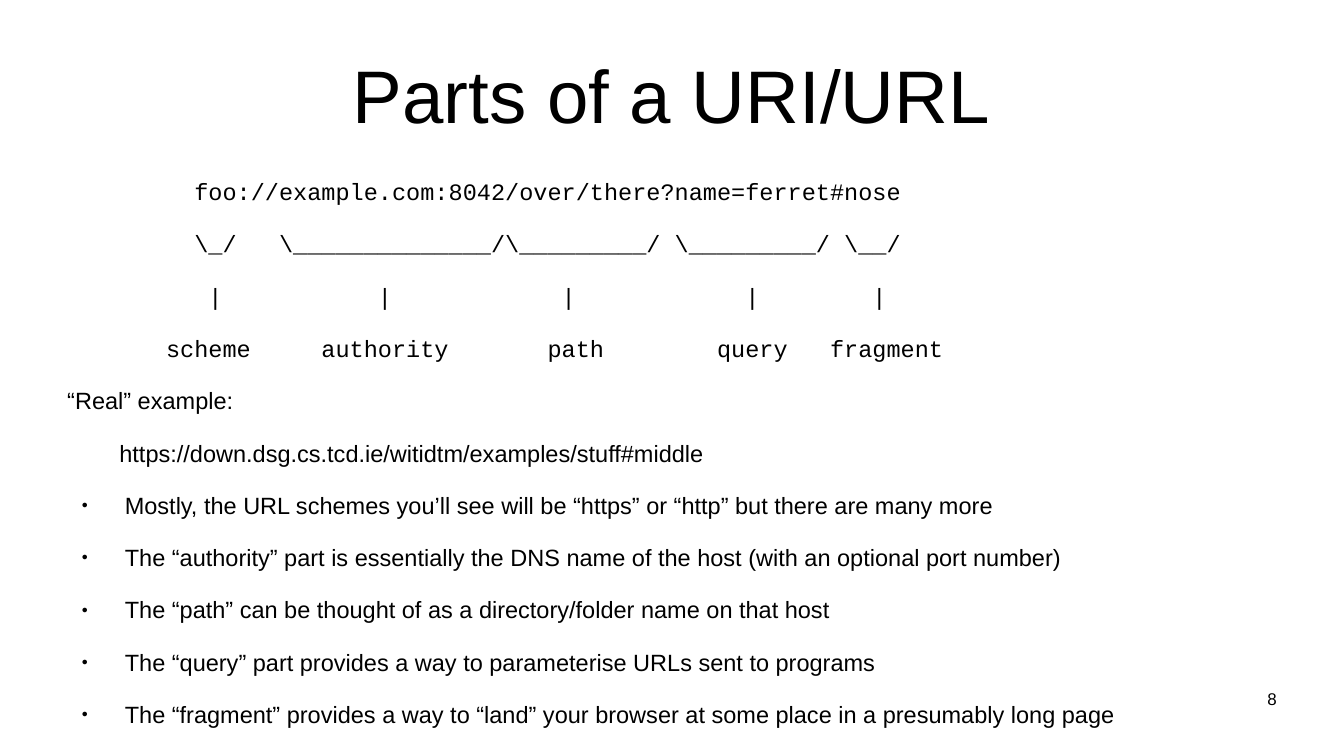
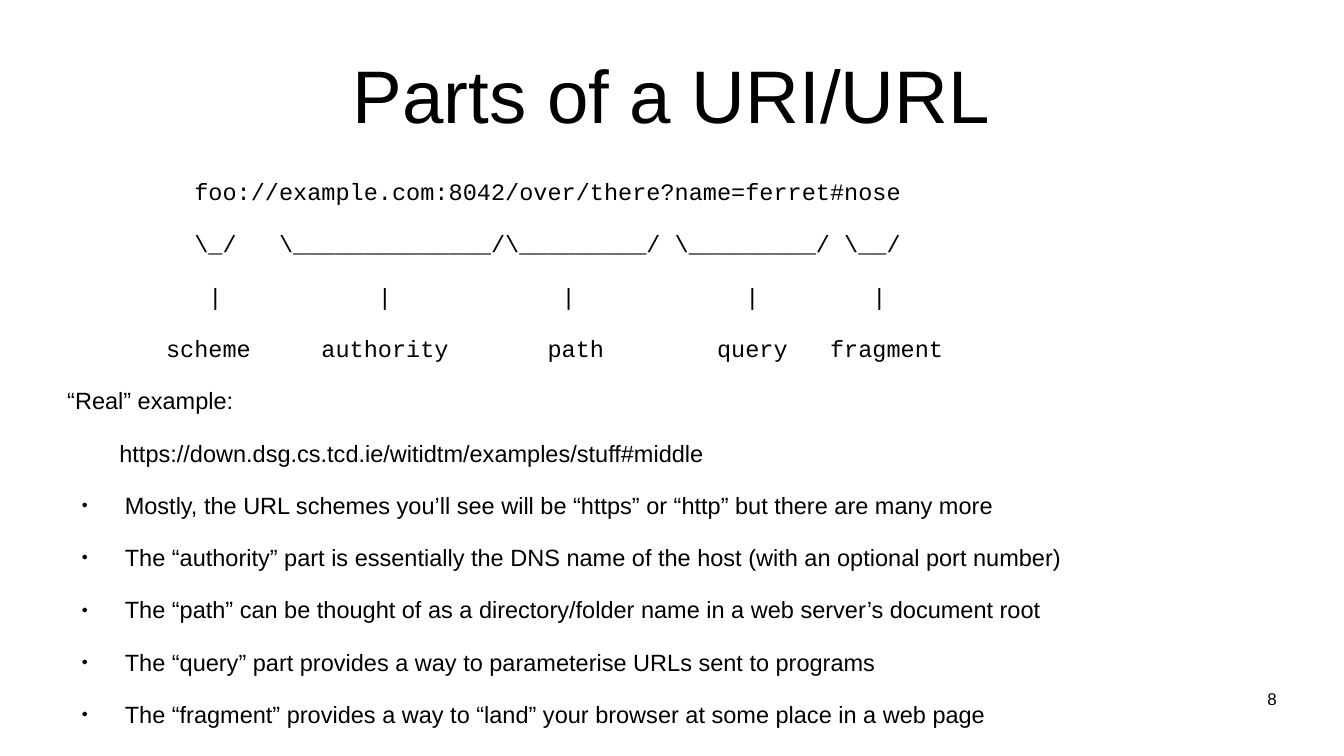
Before and after one commit to sftcd/witidtm, a slide deck: slide 8 of lectures/200-web.odp. Drawn at 1344x756 pixels with LibreOffice and Linux fonts; fonts in the diff are those of the drawing. Boxes give left, top, right and bottom in pixels: in the first picture for what was removed or moved away, otherwise in the second. Text is boxed around its words. In the diff, an @@ line names an element or a change of style, - is before the commit and + after.

```diff
--- a/lectures/200-web.odp
+++ b/lectures/200-web.odp
@@ text at (125,601,1041,623): text changed @@
-● The “path” can be thought of as a directory/folder name on that host
+● The “path” can be thought of as a directory/folder name in a web server’s document root
@@ text at (125,706,985,728): text changed @@
-● The “fragment” provides a way to “land” your browser at some place in a presumably long page
+● The “fragment” provides a way to “land” your browser at some place in a web page
```
Also in this commit, not shown: 10 other slides changed, 3 slides added, 4 other files.
